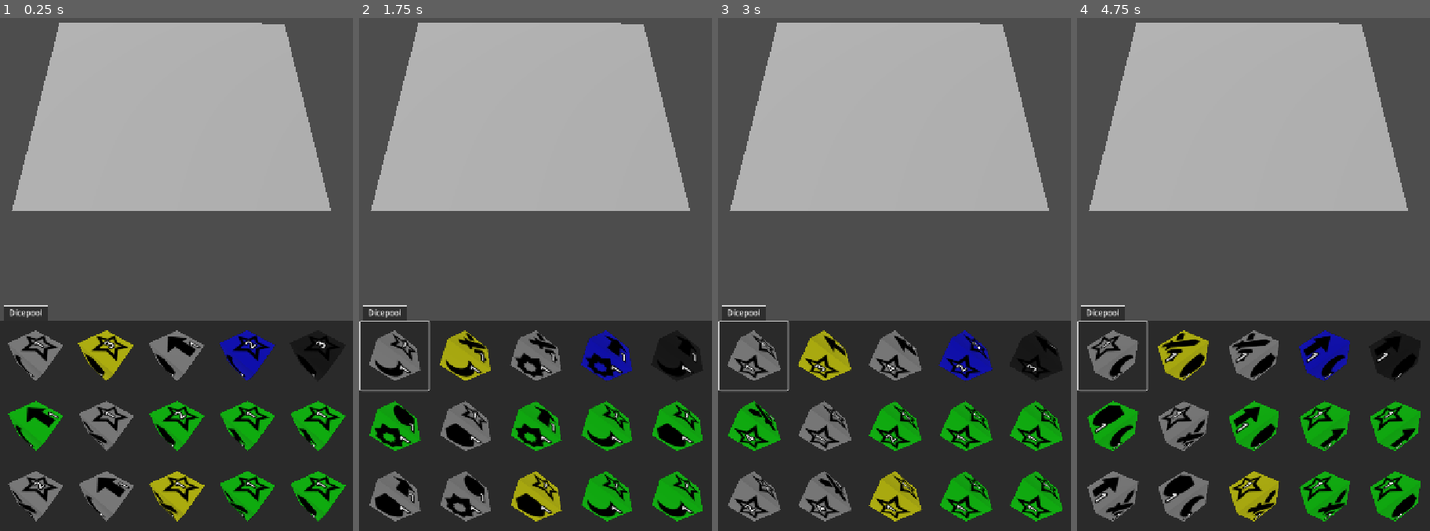
Above: before the commit, frames 1-4 (left to right).
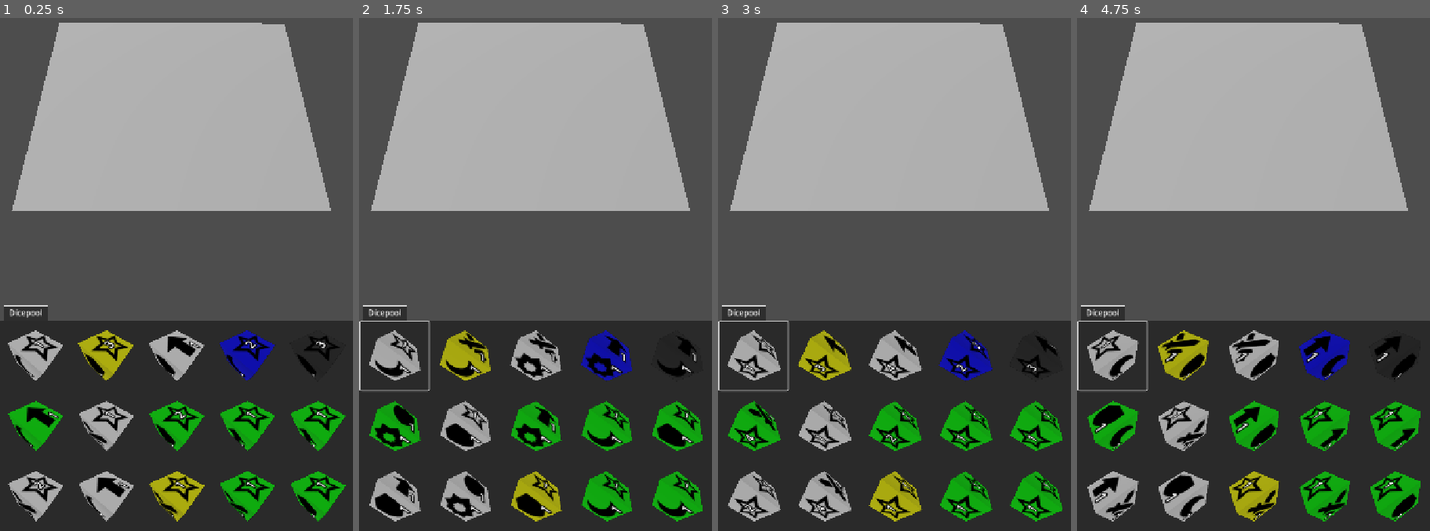
Above: after the commit, the same moments.

Repository: francocurotto/DDMre
Game: Godot game, scene res://test.tscn
The game is run twice, just before and just after one commit, with the same random seed, the same clock (stepped at 60 frames per second) and the same inputs.
Inputs (mouse positions are in pixels of both pictures, inside the frame that each line leads up to):
- Up to frame 1 (0.25 s): no input
- Up to frame 2 (1.75 s): click (394, 356) at 0.52 s; click (394, 356) at 1.27 s
- Up to frame 3 (3 s): click (753, 356) at 2.02 s
- Up to frame 4 (4.75 s): no input

The runs differ from the first frame. In frame 1, 3.2% of the frame differs, in the area x 2-58%, y 60-99%; in frame 2, 3.1%; in frame 3, 3.6%; in frame 4, 3.2%.

Commit message:
change dice color

Diff:
--- a/dice/dice.gd
+++ b/dice/dice.gd
@@ -3,11 +3,11 @@
 #region constants
 const TYPECOLORS = {
 	"DRAGON"      : Color(1.0, 0.0, 0.0),
-	"SPELLCASTER" : Color(0.7, 0.7, 0.7),
+	"SPELLCASTER" : Color(1.0, 1.0, 1.0),
 	"UNDEAD"      : Color(1.0, 1.0, 0.0),
 	"BEAST"       : Color(0.0, 1.0, 0.0),
 	"WARRIOR"     : Color(0.0, 0.0, 1.0),
-	"ITEM"        : Color(0.1, 0.1, 0.1)
+	"ITEM"        : Color(0.2, 0.2, 0.2)
 }
 #endregion
 
--- a/dicepool/dice_button/dice_button.tscn
+++ b/dicepool/dice_button/dice_button.tscn
@@ -32,7 +32,7 @@
 own_world_3d = true
 transparent_bg = true
 handle_input_locally = false
-size = Vector2i(116, 116)
+size = Vector2i(2, 2)
 render_target_update_mode = 4
 
 [node name="Camera3D" type="Camera3D" parent="MarginContainer/SubViewportContainer/SubViewport"]
